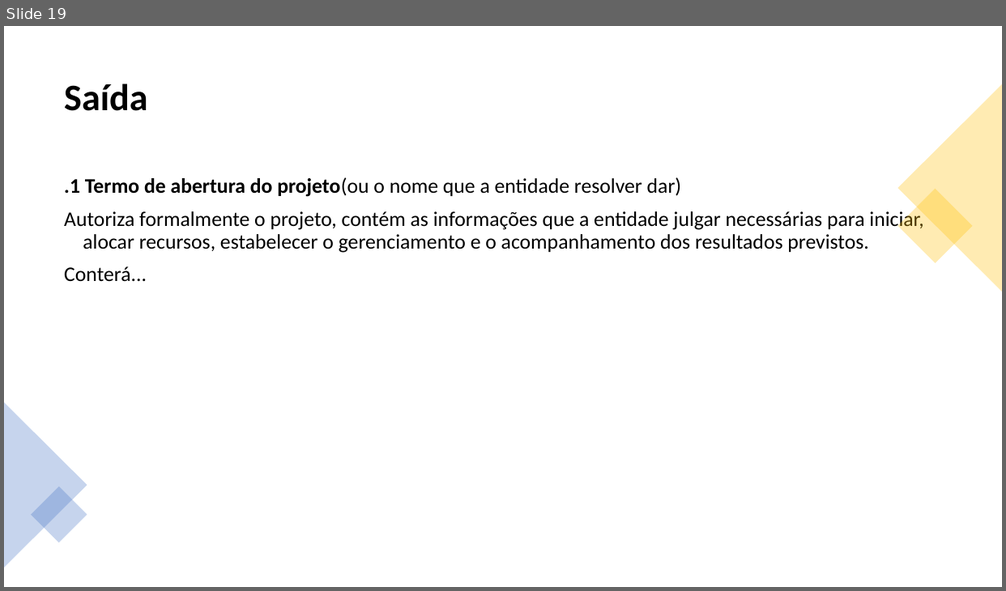
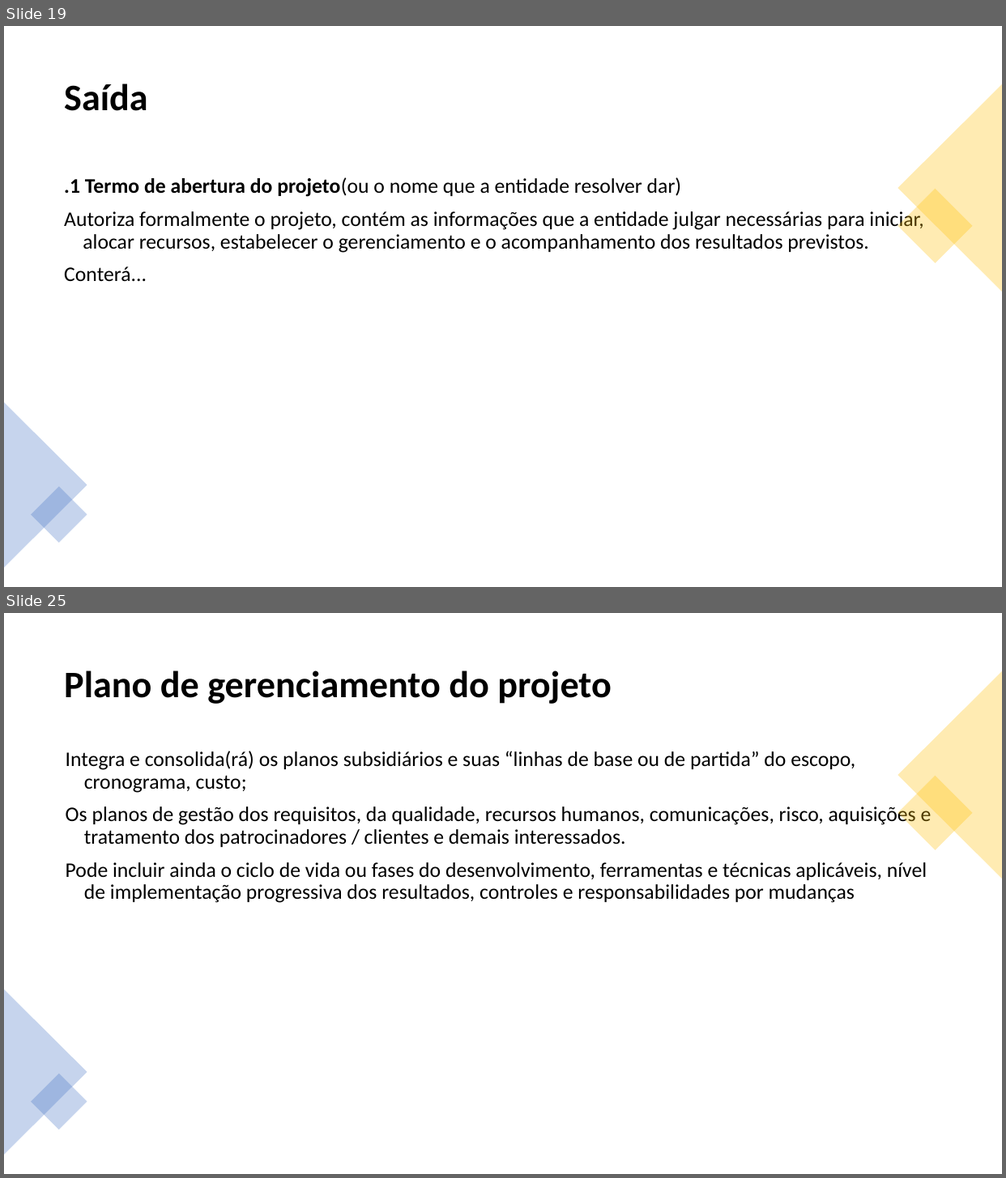
Before and after one commit to jharbes/ADMINISTRACAO-DE-REDES, a slide deck: RELATORIO PROVA P2/relatorio-pmbok-capitulo4-jharbes.pptx. Shown one above the other, each under a label of ours: slide 19 before the commit, slides 19 and 25 after it; the slides between them are not shown. The pictures are 1006x591 and 1006x1178 pixels, drawn with LibreOffice and Linux fonts; fonts in the diff are those of the drawing. Boxes give left, top, right and bottom in pixels: in the first picture for what was removed or moved away, otherwise in the second. Text is boxed around its words. In the diff, an @@ line names an element or a change of style, - is before the commit and + after.

```diff
--- a/RELATORIO PROVA P2/relatorio-pmbok-capitulo4-jharbes.pptx
+++ b/RELATORIO PROVA P2/relatorio-pmbok-capitulo4-jharbes.pptx
@@ slide 25 added at (x1=4, y1=613, x2=1002, y2=1174), background #FFFFFF @@
@@ title added at (x1=64, y1=671, x2=611, y2=704), 36 pt, text #000000, bold @@
+Plano de gerenciamento do projeto
@@ triangle added at (x1=898, y1=671, x2=1002, y2=879), fill #FFC000 at 30% opacity @@
@@ text added at (x1=66, y1=751, x2=931, y2=903), 20 pt, text #000000 @@
+Integra e consolida(rá) os planos subsidiários e suas “linhas de base ou de partida” do escopo, cronograma, custo;
+Os planos de gestão dos requisitos, da qualidade, recursos humanos, comunicações, risco, aquisições e tratamento dos patrocinadores / clientes e demais interessados.
+Pode incluir ainda o ciclo de vida ou fases do desenvolvimento, ferramentas e técnicas aplicáveis, nível de implementação progressiva dos resultados, controles e responsabilidades por mudanças
@@ rectangle added at (x1=898, y1=776, x2=974, y2=851), fill #FFC000 at 30% opacity @@
@@ triangle added at (x1=4, y1=990, x2=87, y2=1155), fill #4472C4 at 30% opacity @@
@@ rectangle added at (x1=31, y1=1073, x2=87, y2=1130), fill #4472C4 at 30% opacity @@
```
Also in this commit, not shown: 8 other slides added.
